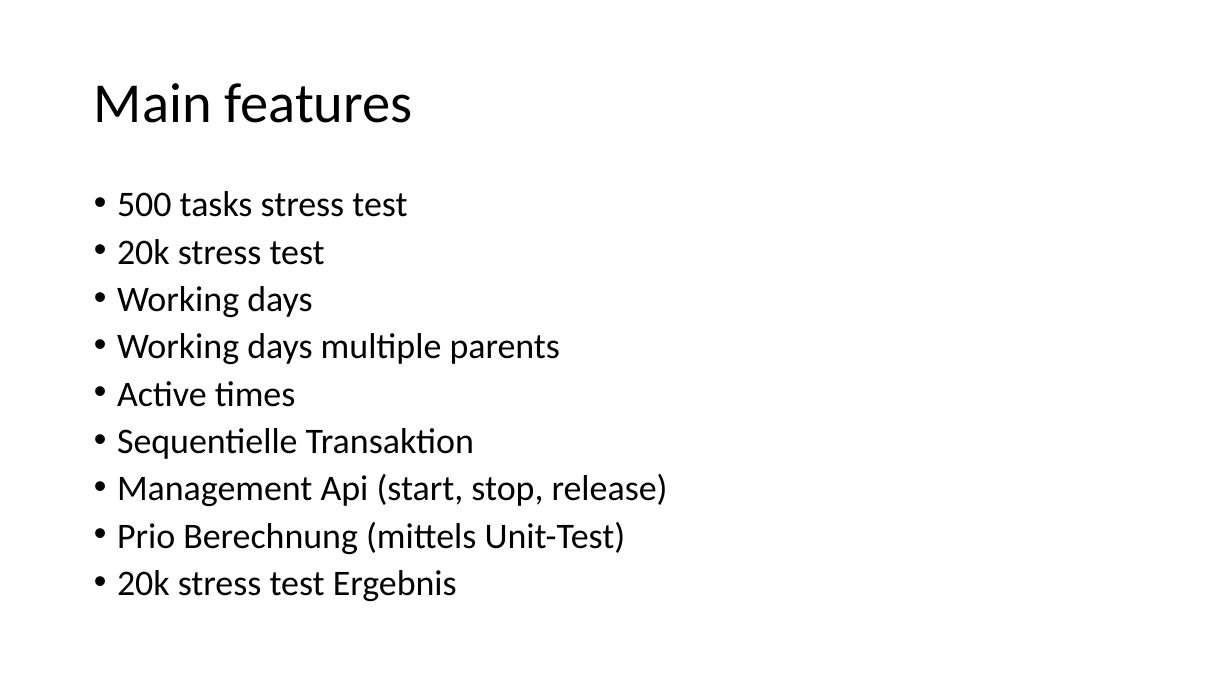
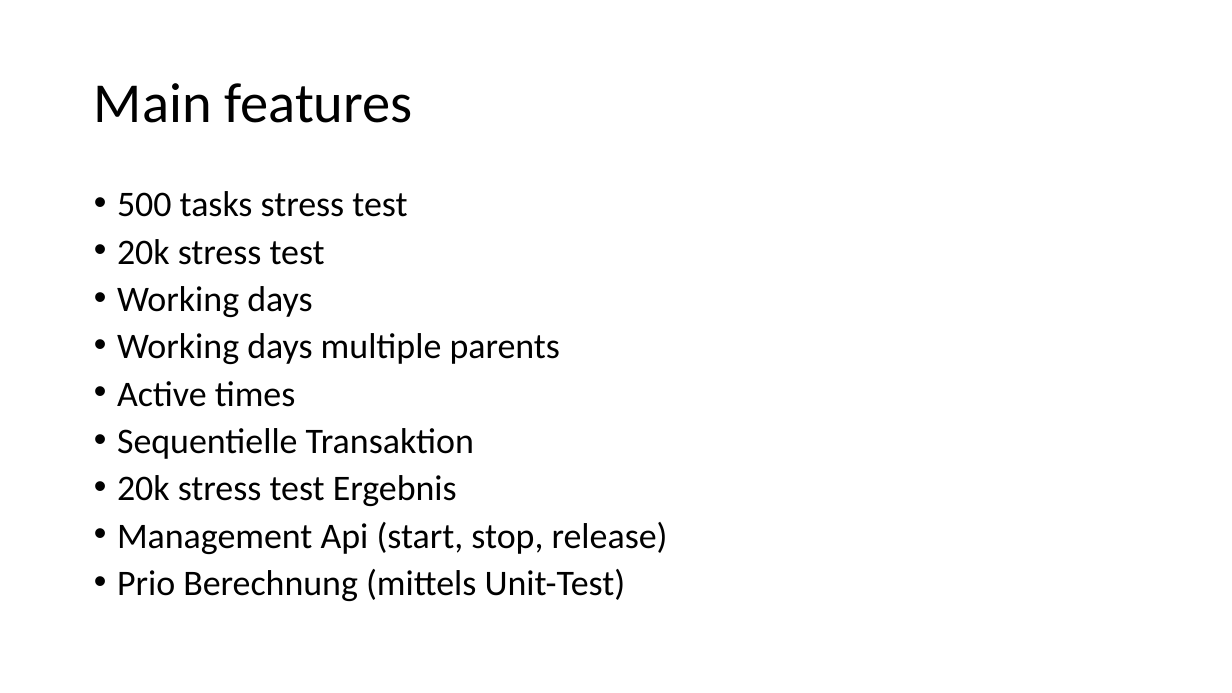
Before and after one commit to AMOS-HoneyBadgers/RealTimeScheduler, a slide deck: slide 2 of docs/Präsi-Features.pptx. Drawn at 1232x693 pixels with LibreOffice and Linux fonts; fonts in the diff are those of the drawing. Boxes give left, top, right and bottom in pixels: in the first picture for what was removed or moved away, otherwise in the second. Text is boxed around its words. In the diff, an @@ line names an element or a change of style, - is before the commit and + after.

```diff
--- a/docs/Präsi-Features.pptx
+++ b/docs/Präsi-Features.pptx
@@ text at [117, 475, 457, 506]: paragraph added @@
+• 20k stress test Ergebnis
@@ text at [117, 570, 457, 601]: paragraph removed @@
-• 20k stress test Ergebnis
```
Also in this commit, not shown: 3 other slides changed, 2 other files.
